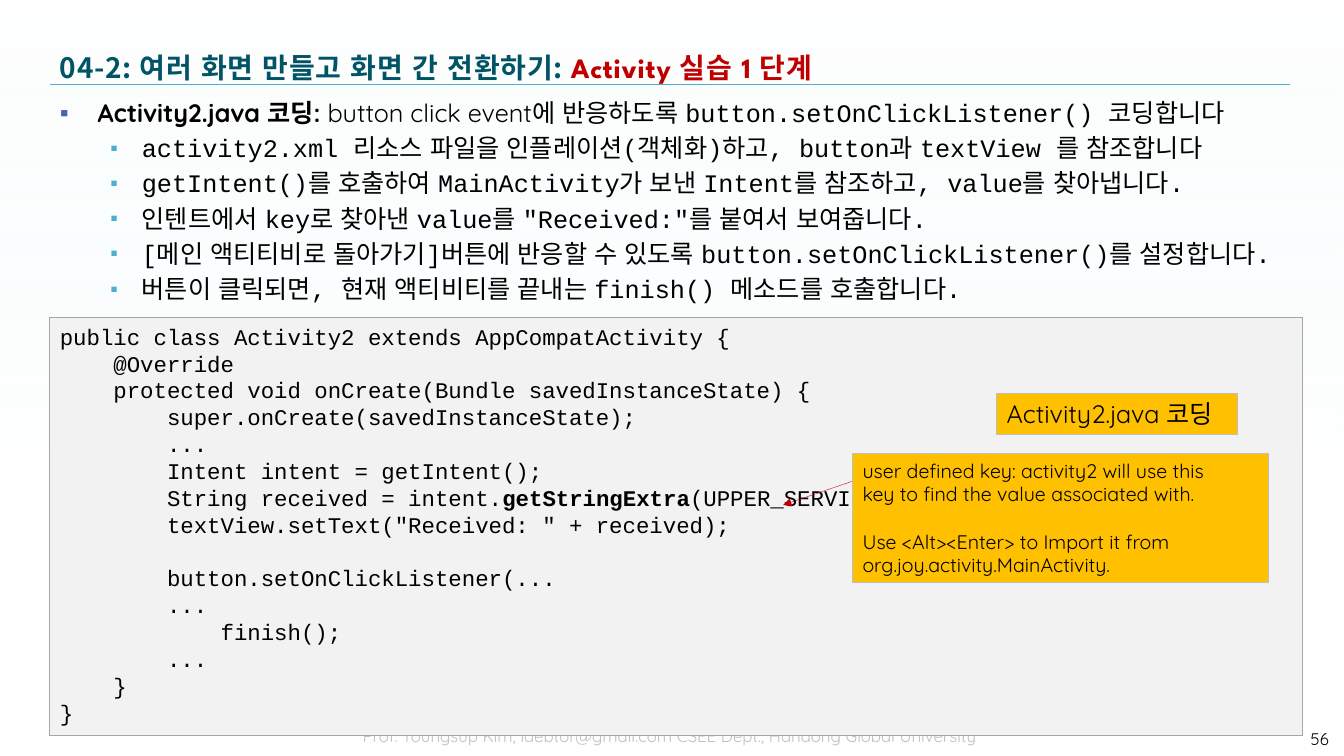
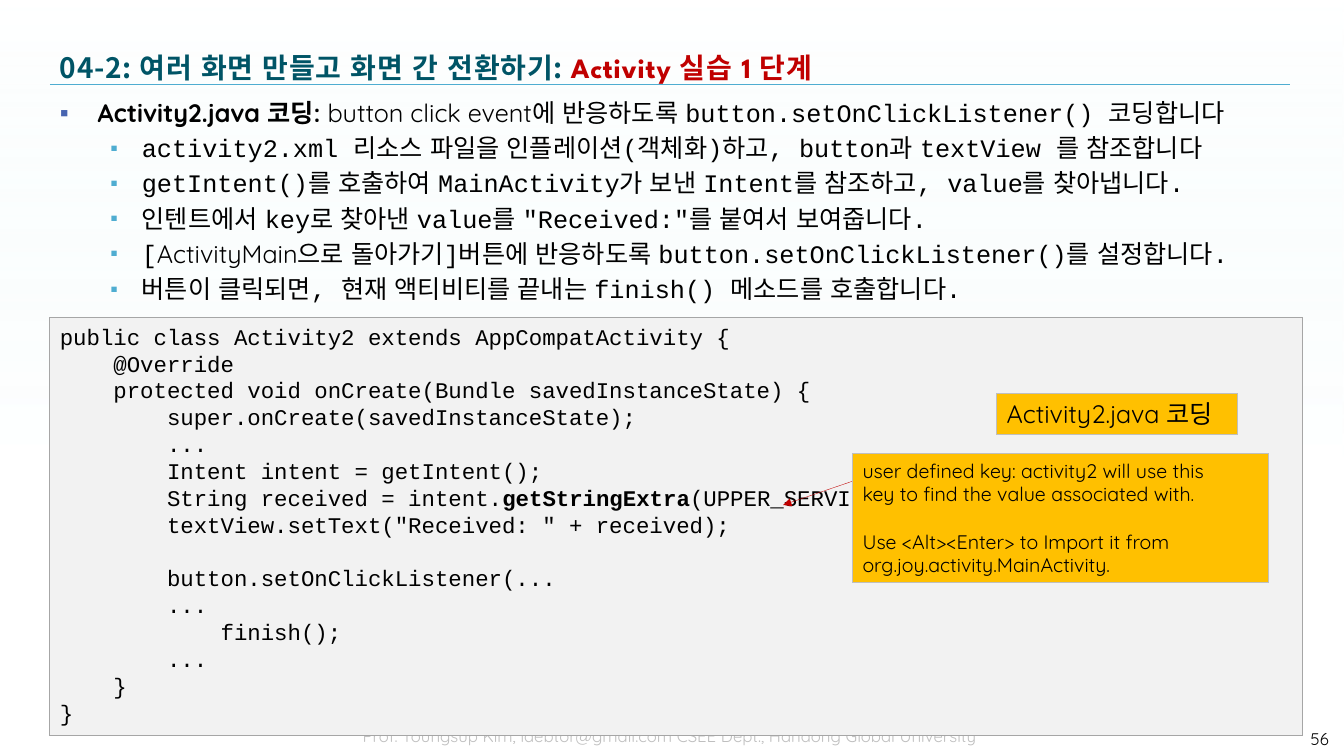
Before and after one commit to tae7841/HuStarAS, a slide deck: slide 56 of ppts/04Activity.pptx. Drawn at 1344x756 pixels with LibreOffice and Linux fonts; fonts in the diff are those of the drawing; background and template pictures are left out. Boxes give left, top, right and bottom in pixels: in the first picture for what was removed or moved away, otherwise in the second. Text is boxed around its words. In the diff, an @@ line names an element or a change of style, - is before the commit and + after.

```diff
--- a/ppts/04Activity.pptx
+++ b/ppts/04Activity.pptx
@@ text at box(142, 242, 1228, 269): text changed @@
-  ▪ [메인 액티티비로 돌아가기]버튼에 반응할 수 있도록 button.setOnClickListener()를 설정합니다.
+  ▪ [ActivityMain으로 돌아가기]버튼에 반응하도록 button.setOnClickListener()를 설정합니다.
```
Also in this commit, not shown: 5 other slides changed.
